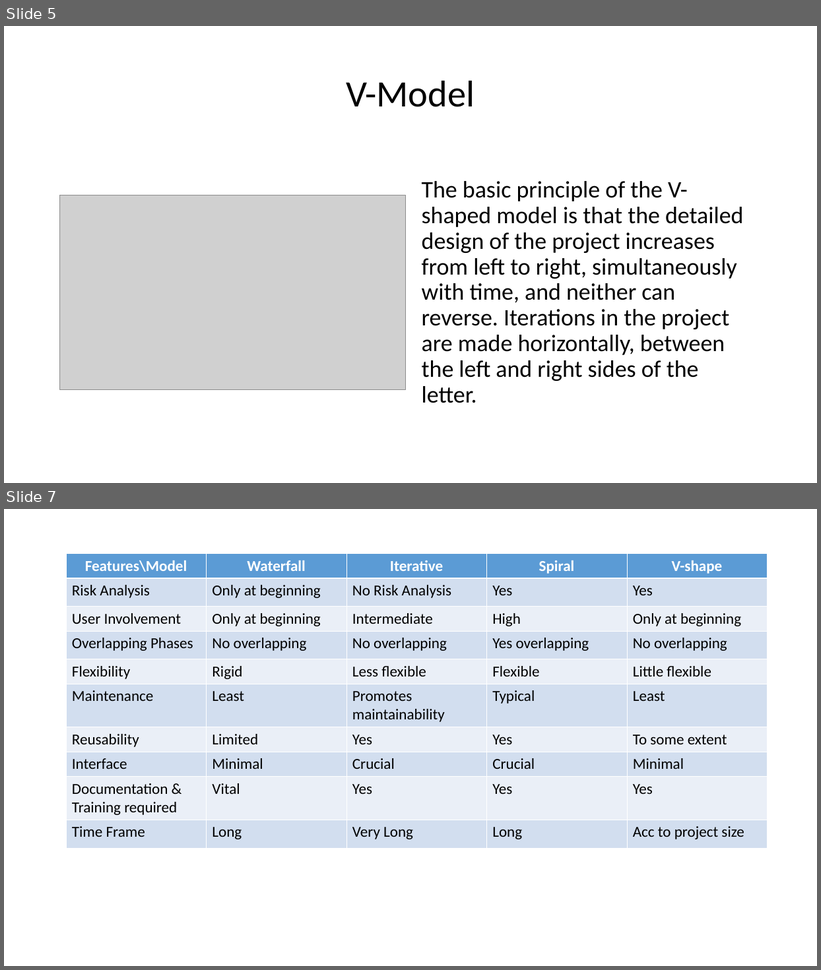
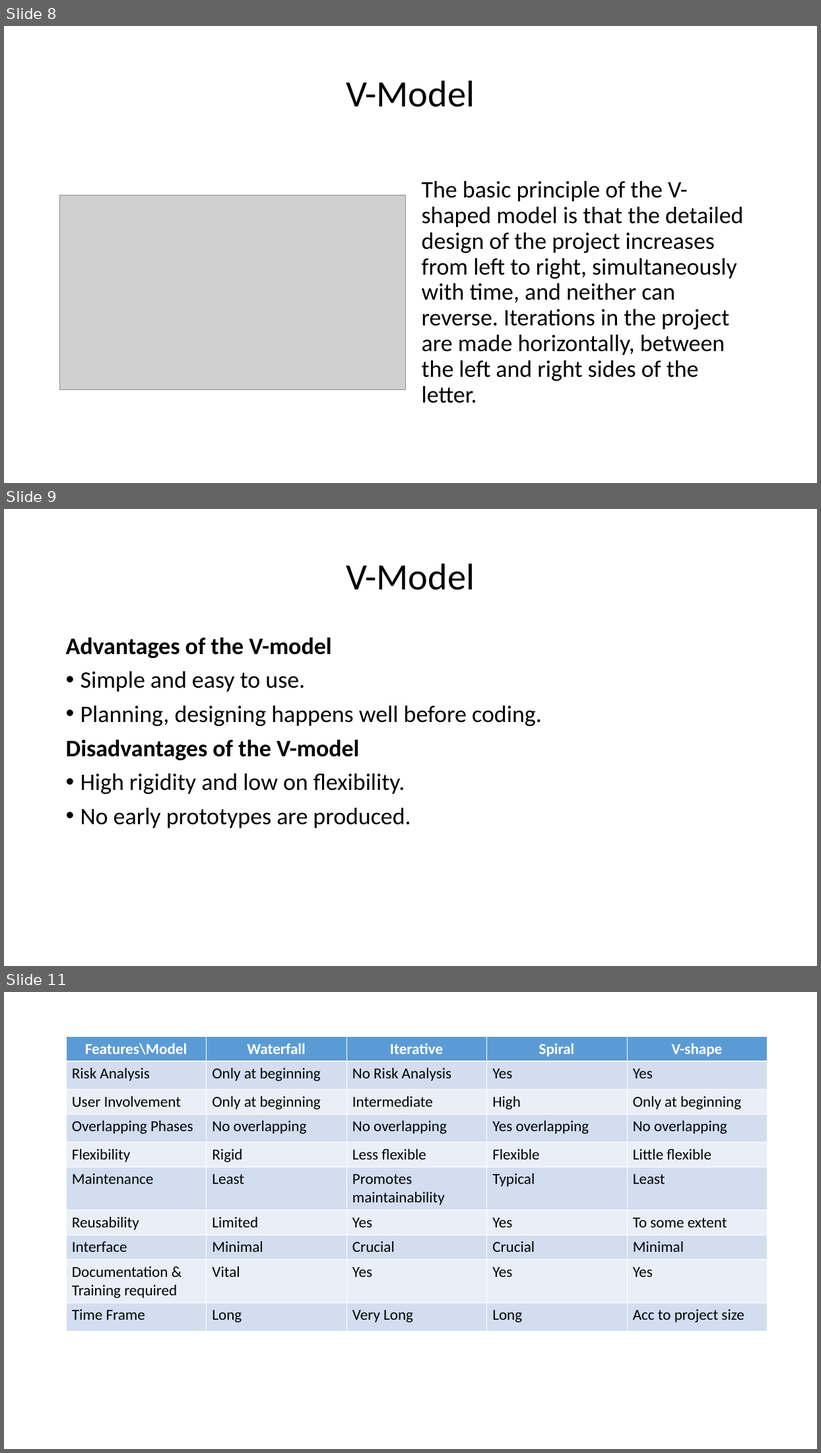
Before and after one commit to iv8032218/homework1, a slide deck: homework1/Methodologies_Ivan_Voronkov.ppt. Shown one above the other, each under a label of ours: slides 5 and 7 before the commit, slides 8, 9 and 11 after it; the slides between them are not shown. The pictures are 821x970 and 821x1453 pixels, drawn with LibreOffice and Linux fonts; fonts in the diff are those of the drawing; grey boxes stand for pictures. Boxes give left, top, right and bottom in pixels: in the first picture for what was removed or moved away, otherwise in the second. Text is boxed around its words. In the diff, an @@ line names an element or a change of style, - is before the commit and + after.

```diff
--- a/homework1/Methodologies_Ivan_Voronkov.ppt
+++ b/homework1/Methodologies_Ivan_Voronkov.ppt
@@ slide 9 added at (x1=4, y1=509, x2=817, y2=966), background #FFFFFF @@
@@ title added at (x1=346, y1=563, x2=475, y2=590), 44 pt, text #000000 @@
+V-Model
@@ text added at (x1=66, y1=637, x2=542, y2=828), 28 pt, text #000000 @@
+Advantages of the V-model
+• Simple and easy to use.
+• Planning, designing happens well before coding.
+Disadvantages of the V-model
+• High rigidity and low on flexibility.
+• No early prototypes are produced.
@@ what was slide 5 is now slide 8 @@
@@ what was slide 7 is now slide 11 @@
```
Also in this commit, not shown: 1 slide changed, 3 other slides added, 2 other files.
